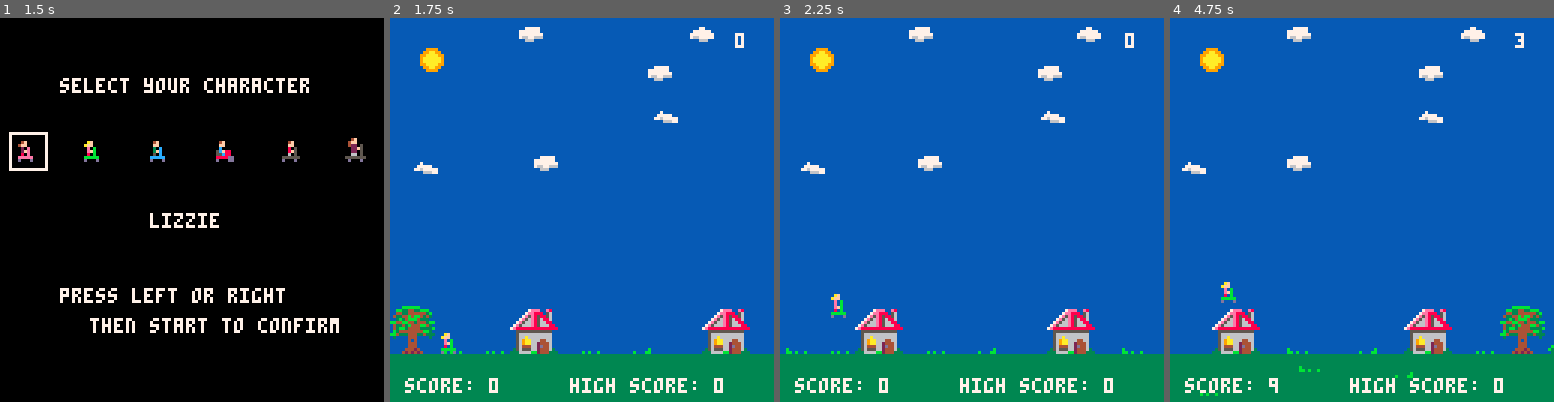
Above: before the commit, frames 1-4 (left to right).
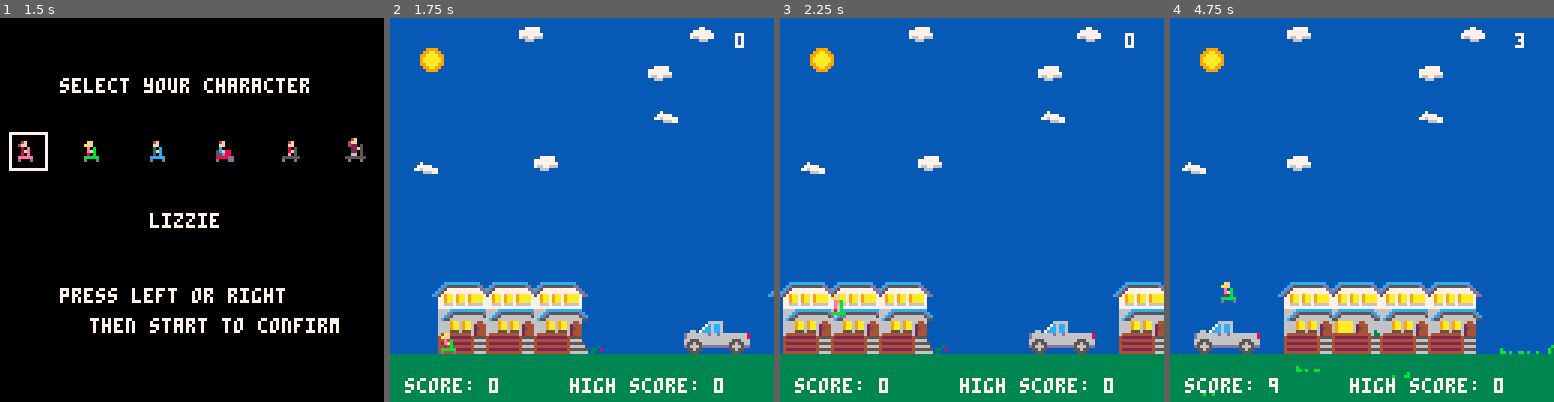
Above: after the commit, the same moments.

Repository: Dads-Games/rainbowriders
Game: PICO-8 cartridge rainbowriders.p8
The game is run twice, just before and just after one commit, with the same random seed, the same clock (stepped at 60 frames per second) and the same inputs.
Inputs:
- Up to frame 1 (1.5 s): tap O (Z key) at 0.7 s
- Up to frame 2 (1.75 s): hold Right from 1.6 s (still down); tap O (Z key) at 1.7 s
- Up to frame 3 (2.25 s): release Right at 2.1 s; tap O (Z key) at 2.1 s
- Up to frame 4 (4.75 s): hold Right 2.47-3.03 s; tap O (Z key) every 0.4 s from 2.5 to 4.5 s; hold Left 3.08-3.58 s; hold Right 4.02-4.68 s

Frame 1 is identical in both runs. In frame 2, 9.0% of the frame differs, in the area x 0-100%, y 68-88%; in frame 3, 10%; in frame 4, 11%, in the area x 6-100%, y 68-99%.

Commit message:
updated the sprite sheet with new art and moved some shit around

Diff:
--- a/rainbowriders.p8
+++ b/rainbowriders.p8
@@ -327,112 +327,138 @@
 
 
 
+…(24 lines of a section not shown)…
 __map__
-4041000000525300000000000052530000000000005253000040410000000000000000404100525300000000000000005455565700006a6b6c6d00000000000000000000000000000000000000000000000000000000000000000000000000000000000000000000000000000000000000000000000000000000000000000000
-505145004662630046004700006263004500004700626300465051004500004647464550514562634547000046466869646566674647007b7c0047460000000000000000000000000000000000000000000000000000000000000000000000000000000000000000000000000000000000000000000000000000000000000000
-…(106 lines of a section not shown)…
+00000000000000000000000000000000000000000000000000000000000000000000000000000000000000000000000000000000000000000000000000000000000000000000000000000000000000000000000000000000000000000000000000004d0000000000000000000000000000000000000000000000000000000000
+0048494a494a494a4b00000000000048494a494a494a494a4b000000000000000048494a494a494a494a0048494a494a494a494a4b00000000000000000000000000000000000000000000000000000000000000000000000000000000000000004c4e4d00000000000000000000000000000000000000000000000000000000
+0000595a595a595a5b000000009e0000595a5758595a595a5b0000000000000000005556555655565556000055565556555655560000000000000000002627280000000000000000000020212223000000002d2e00000000292a2b2c000040415c5d5e5f40410000000026272800000000000000262728000000002d2e000000
+0000696a696a696a6b000000adaeaf00696a6768696a696a0052535452005300470045466566656665663f4f65666566656665660047000000000000003637380000000000000000343530313233000000003d3e00000000393a3b3c000050516c6d6e6f50510000000036373800000000000000363738000000003d3e000000
+…(106 lines of a section not shown)…
--- a/src/screens/game.lua
+++ b/src/screens/game.lua
@@ -13,7 +13,7 @@
     local game_over = false
     local background_x = 0
     local background_n = 128 * 8 -- number of tiles wide for the background in the map * 8
-    local background_y = 96 -- 84
+    local background_y = 96 - 16-- 84
     local grace_period = 30 * 3 -- 3 seconds
     local grace_period_counter = 0
 
@@ -136,7 +136,7 @@
 
         -- Update grass
         if (background_x % 16) == 0 then
-            add(grass, {x = 128, y = 110 + rnd(15), sprite = flr(rnd(3)) + 69})
+            add(grass, {x = 128, y = 110 + rnd(15), sprite = flr(rnd(3)) + 82})
         end
         for blade in all(grass) do
             blade.x = blade.x - 2
@@ -154,8 +154,8 @@
         -- pal()
 
         -- Draw map as background
-        map(0, 0, background_x, background_y, background_n / 8, 16)
-        map(0, 0, background_x - background_n, background_y, background_n / 8, 16)
+        map(0, 0, background_x, background_y, background_n / 8, 32)
+        map(0, 0, background_x - background_n, background_y, background_n / 8, 32)
 
         -- Draw sun
         spr(96, 10, 10)
Not shown, changed: 134 lines of the sprite sheet (__gfx__) section of rainbowriders.p8
Not shown, added: sheet.png
